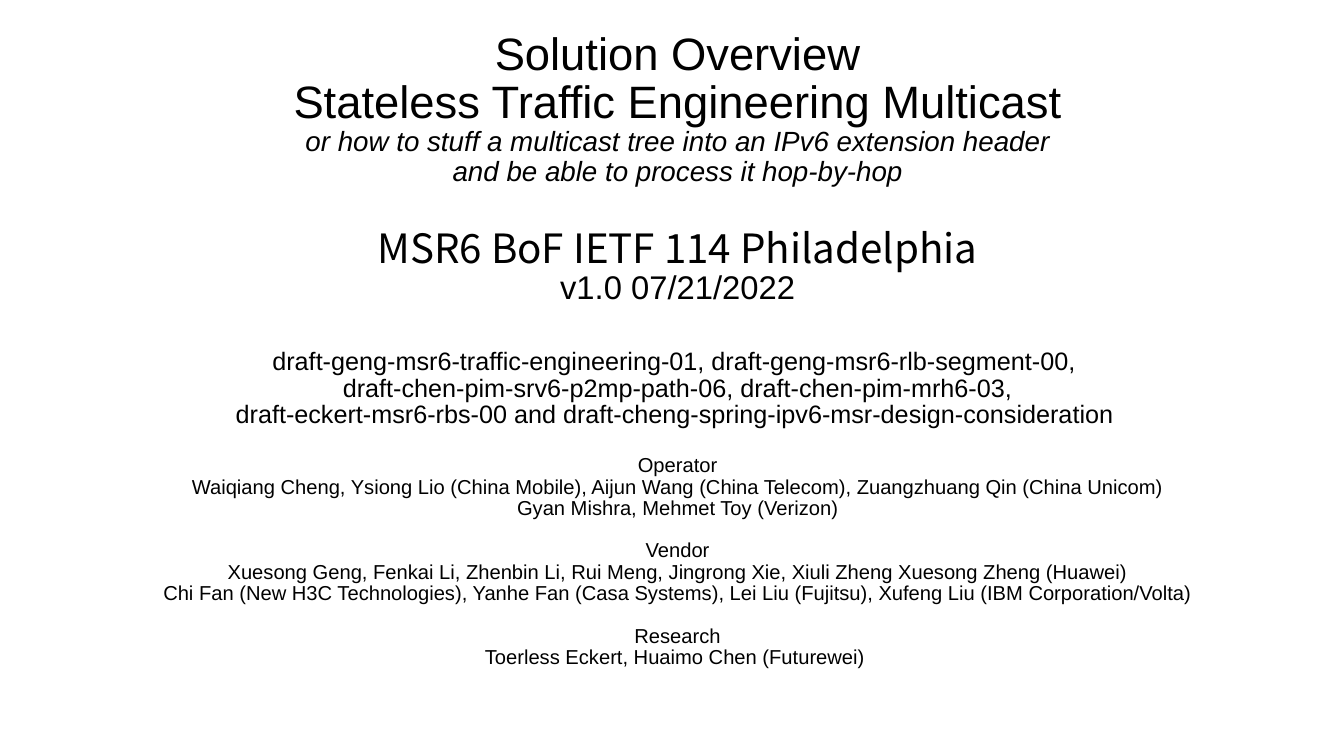
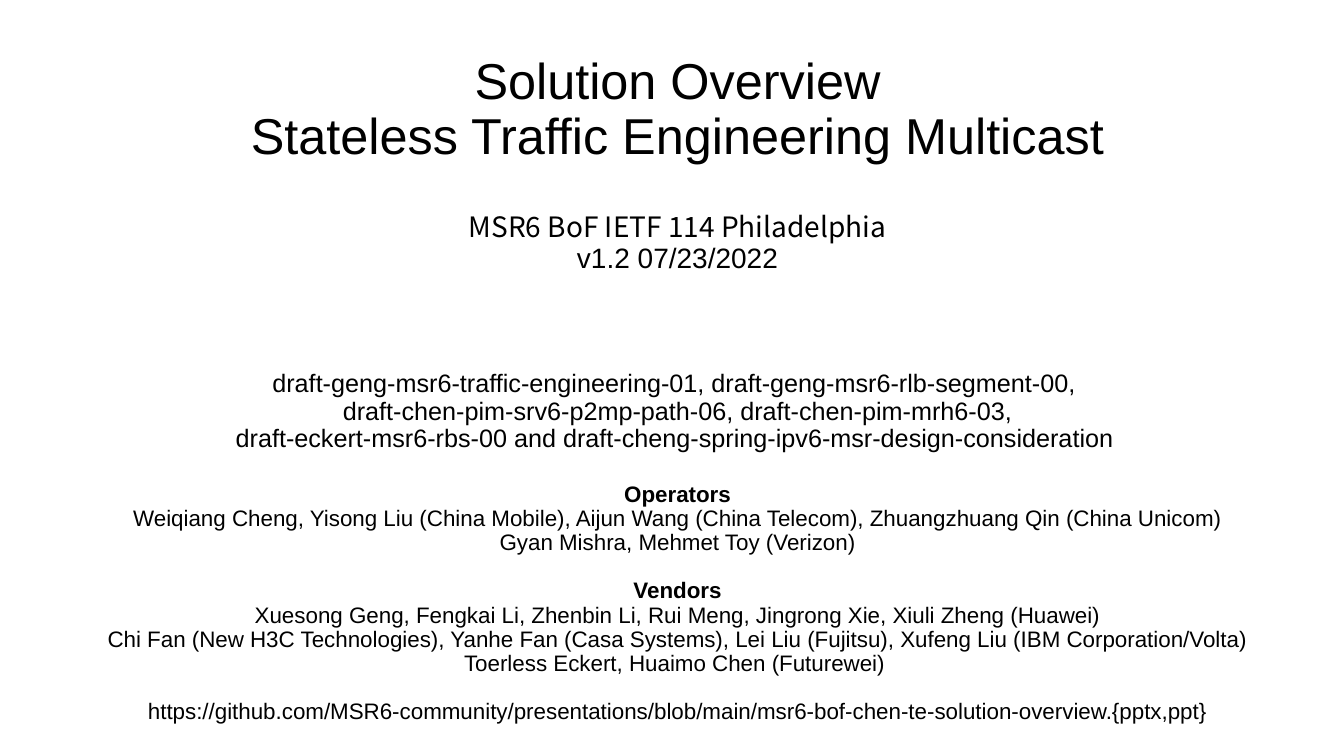
Before and after one commit to MSR6-community/presentations, a slide deck: slide 1 of msr6-bof-chen-te-solution-overview.pptx. Drawn at 1344x756 pixels with LibreOffice and Linux fonts; fonts in the diff are those of the drawing. Boxes give left, top, right and bottom in pixels: in the first picture for what was removed or moved away, otherwise in the second. Text is boxed around its words. In the diff, an @@ line names an element or a change of style, - is before the commit and + after.

Commit message:
Added rev 1.2 of te-solution-overview, moved 1.1 version to old

```diff
--- a/msr6-bof-chen-te-solution-overview.pptx
+++ b/msr6-bof-chen-te-solution-overview.pptx
@@ title at [133,62,1221,531]: text changed @@
-Solution Overview
-Stateless Traffic Engineering Multicast
-or how to stuff a multicast tree into an IPv6 extension header
-and be able to process it hop-by-hop
-MSR6 BoF IETF 114 Philadelphia
-v1.0 07/21/2022
-draft-geng-msr6-traffic-engineering-01, draft-geng-msr6-rlb-segment-00,
-draft-chen-pim-srv6-p2mp-path-06, draft-chen-pim-mrh6-03,
-draft-eckert-msr6-rbs-00 and draft-cheng-spring-ipv6-msr-design-consideration
-Operator
-Waiqiang Cheng, Ysiong Lio (China Mobile), Aijun Wang (China Telecom), Zuangzhuang Qin (China Unicom)
+Solution Overview
+Stateless Traffic Engineering Multicast
+MSR6 BoF IETF 114 Philadelphia
+v1.2 07/23/2022
+draft-geng-msr6-traffic-engineering-01, draft-geng-msr6-rlb-segment-00,
+draft-chen-pim-srv6-p2mp-path-06, draft-chen-pim-mrh6-03,
+draft-eckert-msr6-rbs-00 and draft-cheng-spring-ipv6-msr-design-consideration
+Operators
+Weiqiang Cheng, Yisong Liu (China Mobile), Aijun Wang (China Telecom), Zhuangzhuang Qin (China Unicom)
@@ title at [108,533,1247,652]: size 14.4 to 16 pt in "Gyan Mishra, Mehmet Toy (Verizon)", "Chi Fan (New H3C Technologies), Yanhe Fan ..."; line spacing 0.88 to 0.9 @@
@@ title at [255,581,1099,628]: text changed; size 14.4 to 16 pt @@
-Vendor
-Xuesong Geng, Fenkai Li, Zhenbin Li, Rui Meng, Jingrong Xie, Xiuli Zheng Xuesong Zheng (Huawei)
+Vendors
+Xuesong Geng, Fengkai Li, Zhenbin Li, Rui Meng, Jingrong Xie, Xiuli Zheng (Huawei)
@@ title at [148,654,1206,724]: text changed; size 14.4 to 16 pt @@
-Research
-Toerless Eckert, Huaimo Chen (Futurewei)
+Toerless Eckert, Huaimo Chen (Futurewei)
+https://github.com/MSR6-community/presentations/blob/main/msr6-bof-chen-te-solution-overview.{pptx,ppt}
```
Also in this commit, not shown: 6 other slides changed, 1 slide added, 2 other files.
